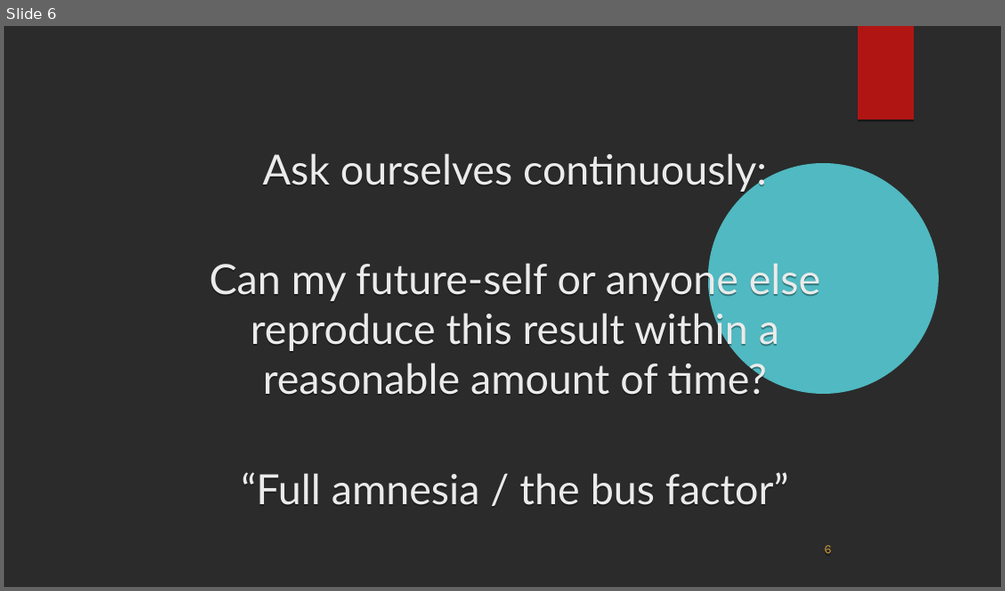
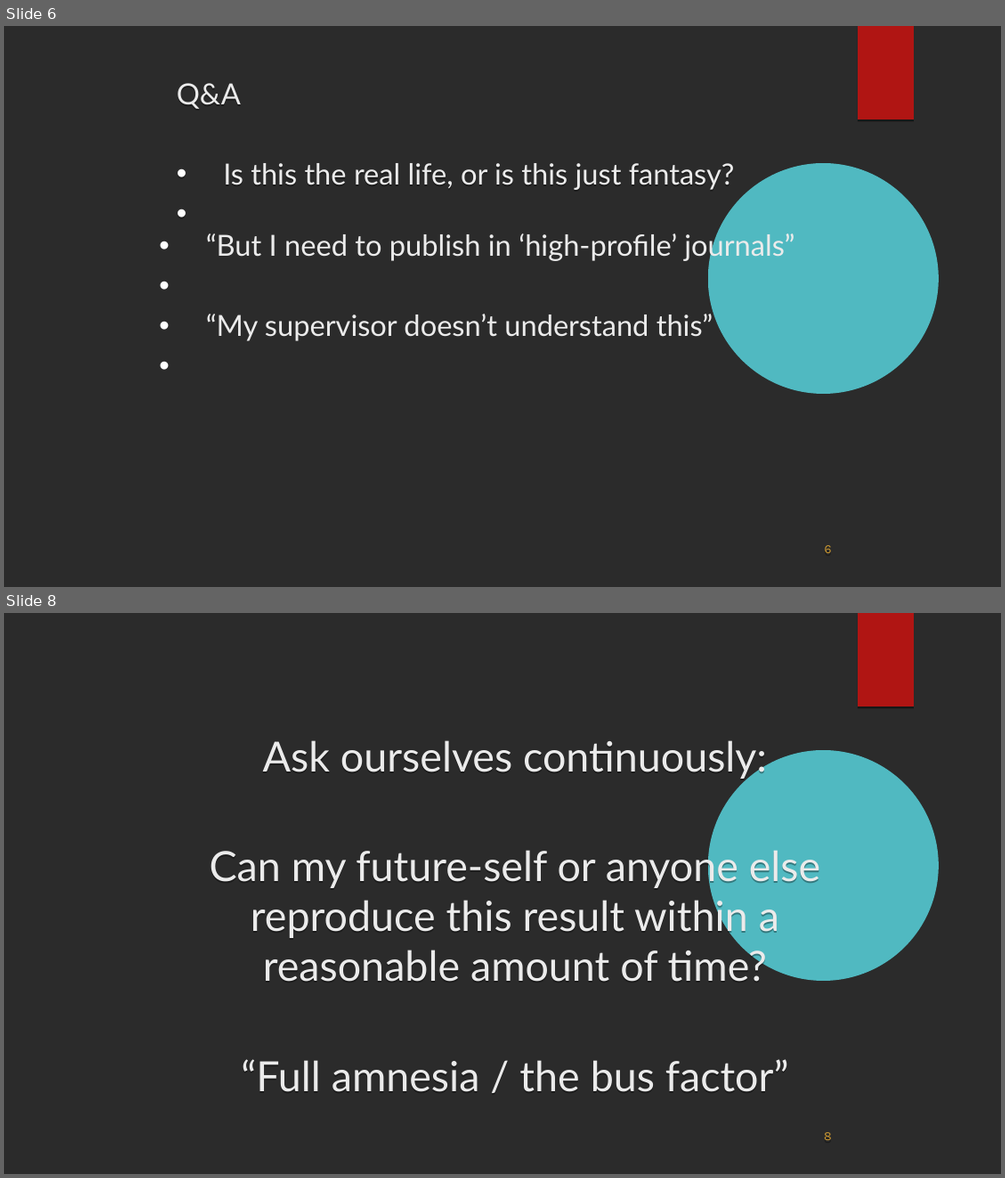
Before and after one commit to mzelst/talks, a slide deck: 2018/20180329 phdday/20180329phdday_tiu.odp. Shown one above the other, each under a label of ours: slide 6 before the commit, slides 6 and 8 after it; the slides between them are not shown. The pictures are 1005x591 and 1005x1178 pixels, drawn with LibreOffice and Linux fonts; fonts in the diff are those of the drawing; background and template pictures are left out; a plain dark background stands for a picture behind light text. Boxes give left, top, right and bottom in pixels: in the first picture for what was removed or moved away, otherwise in the second. Text is boxed around its words. In the diff, an @@ line names an element or a change of style, - is before the commit and + after.

```diff
--- a/2018/20180329 phdday/20180329phdday_tiu.odp
+++ b/2018/20180329 phdday/20180329phdday_tiu.odp
@@ slide 6 added at bbox=[4, 26, 1001, 587], background picture (left out); not listed: 2 template elements that a slide beside it also shows @@
@@ text added at bbox=[177, 83, 735, 190], 28 pt, text #EBEBEB @@
+Q&A
+• Is this the real life, or is this just fantasy?
@@ text added at bbox=[206, 231, 794, 341], 28 pt, text #EBEBEB @@
+• “But I need to publish in ‘high-profile’ journals”
+• “My supervisor doesn’t understand this”
@@ page number added at bbox=[825, 545, 832, 553], 12 pt, text #CC9933 @@
+6
@@ what was slide 6 is now slide 8 @@
```
Also in this commit, not shown: 1 slide changed, 1 other slide added, 1 other file.
